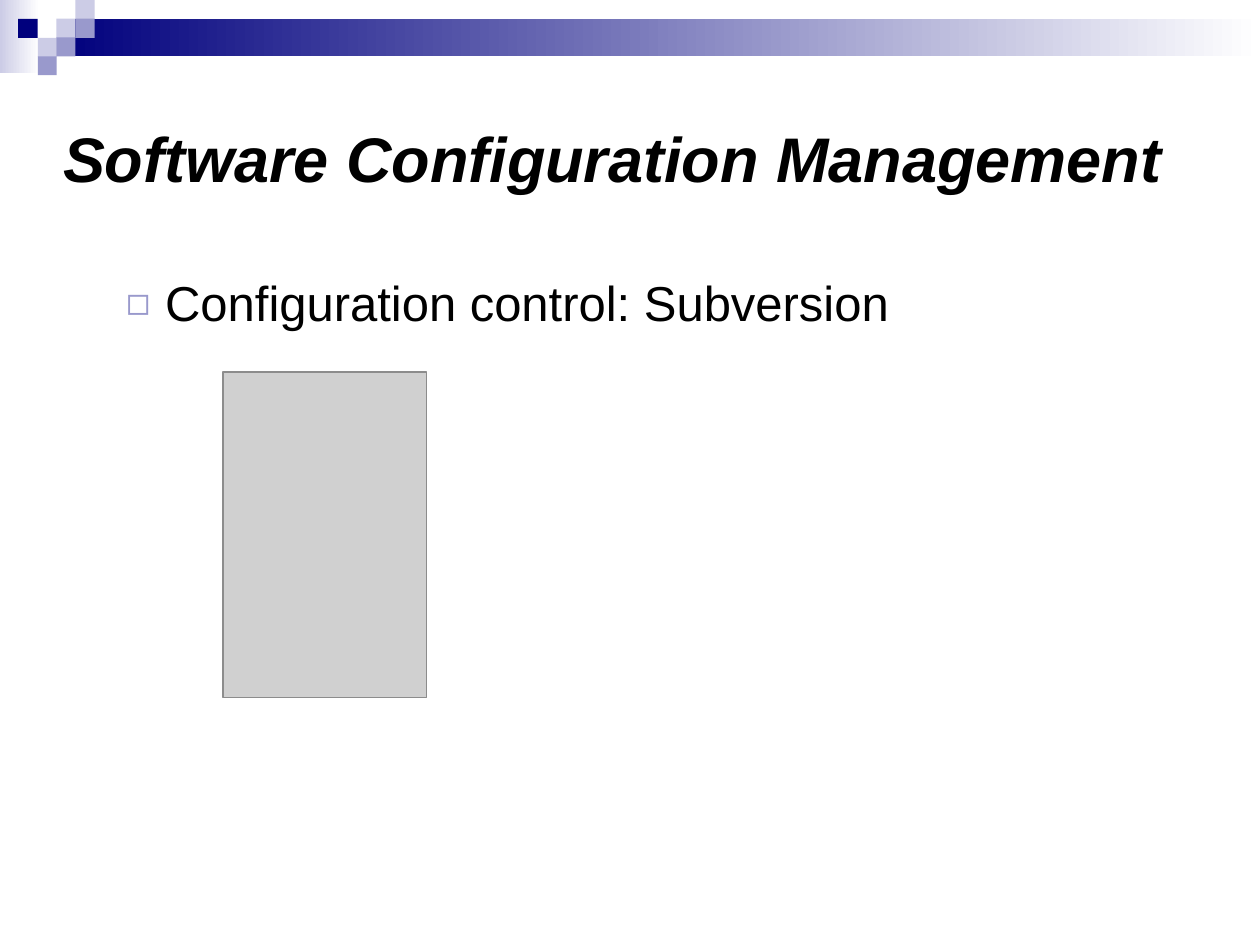
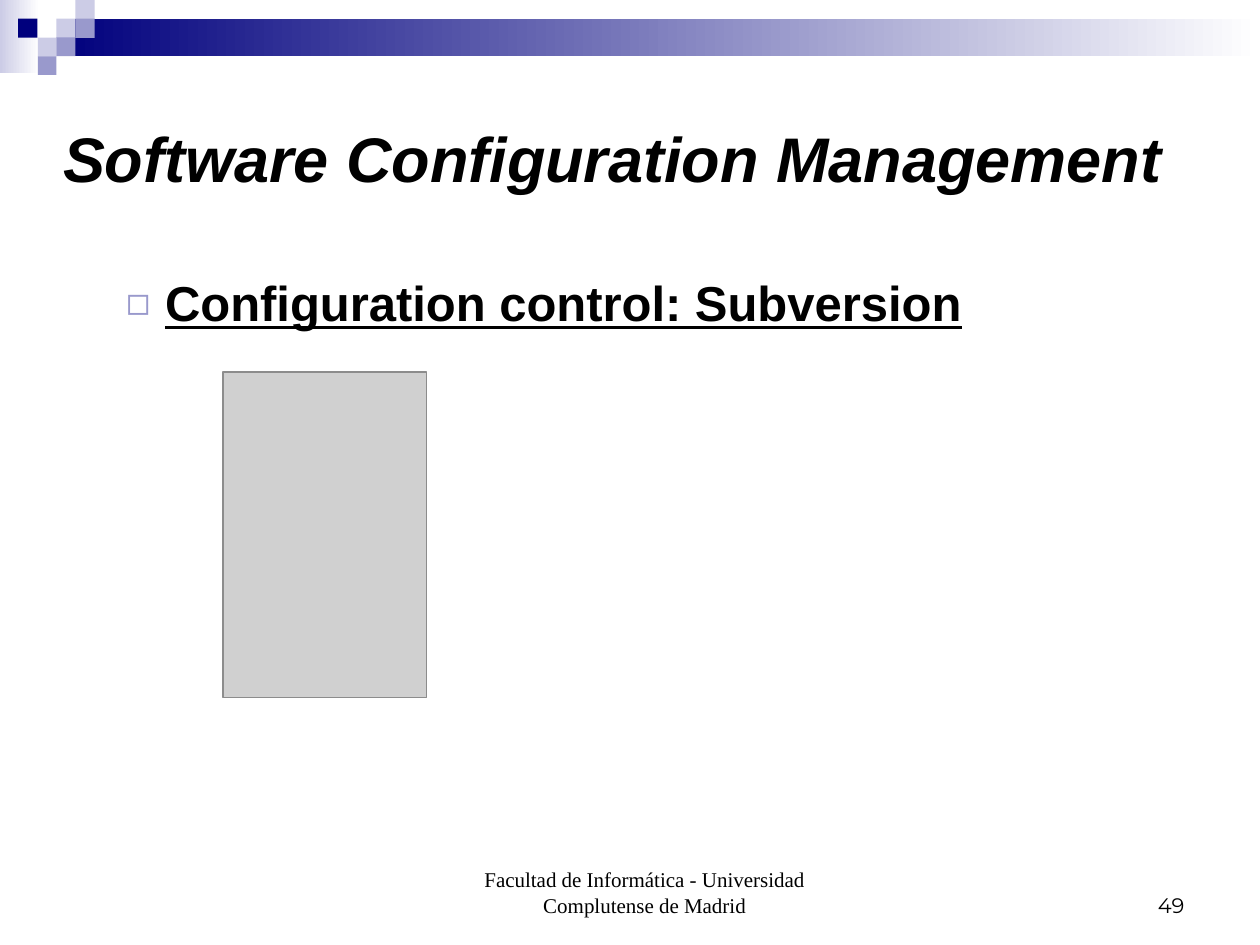
Before and after one commit to munsuri/egorilla, a slide deck: slide 49 of doc/PresentacionIS.ppt (slide 6 before the commit). Drawn at 1260x945 pixels with LibreOffice and Linux fonts; fonts in the diff are those of the drawing; grey boxes stand for pictures. Boxes give left, top, right and bottom in pixels: in the first picture for what was removed or moved away, otherwise in the second. Text is boxed around its words. In the diff, an @@ line names an element or a change of style, - is before the commit and + after.

```diff
--- a/doc/PresentacionIS.ppt
+++ b/doc/PresentacionIS.ppt
@@ text "Configuration control: Subversion" at <box>165,285,961,332</box>: bold on, underline on @@
@@ text added at <box>484,872,804,917</box>, 12 pt, text #000000 @@
+Facultad de Informática - Universidad Complutense de Madrid
@@ page number added at <box>1158,898,1184,913</box>, 12 pt, text #000000 @@
+49
```
Also in this commit, not shown: 47 other slides changed, 4 slides added, 9 slides removed.
